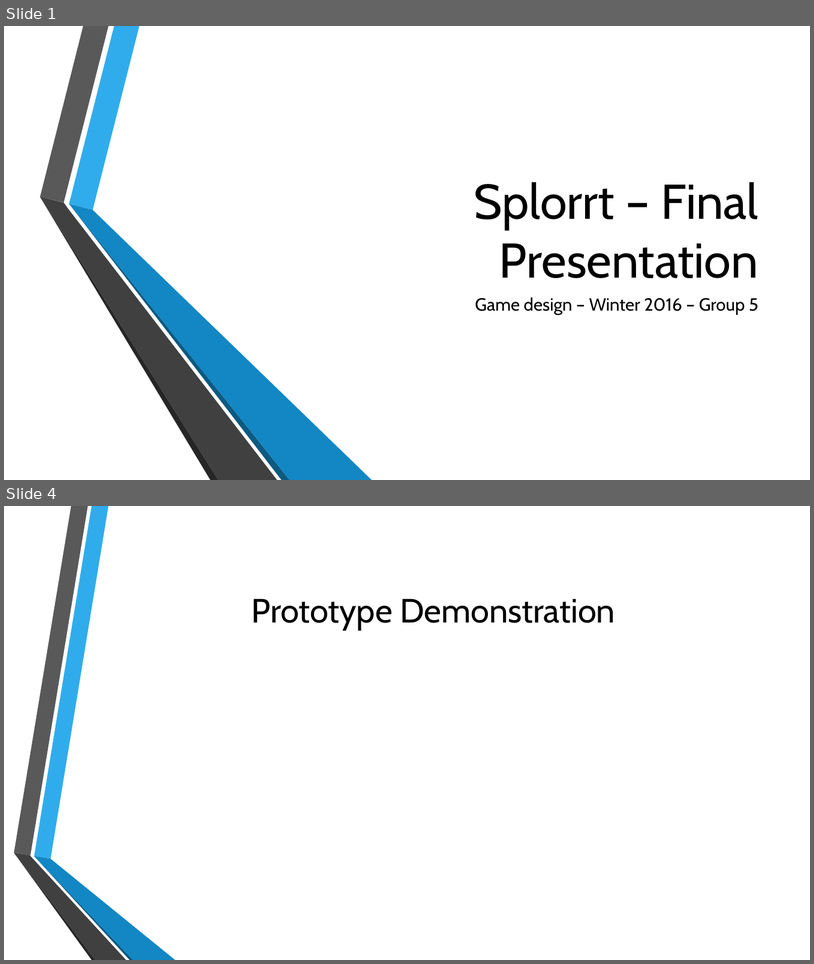
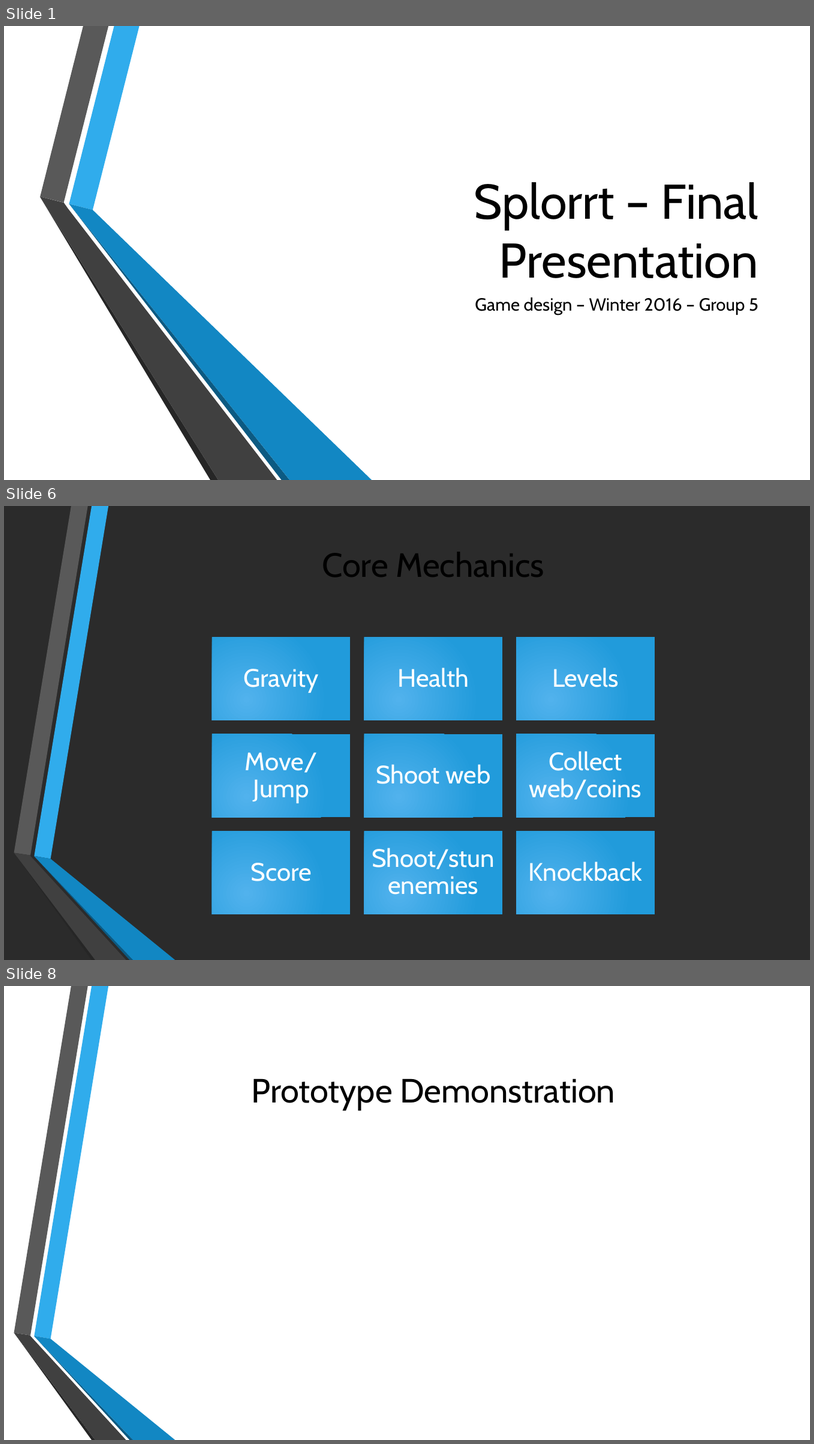
Before and after one commit to Arne2/GameDesign, a slide deck: Documents/Milestone4.pptx. Shown one above the other, each under a label of ours: slides 1 and 4 before the commit, slides 1, 6 and 8 after it; the slides between them are not shown. The pictures are 814x964 and 814x1444 pixels, drawn with LibreOffice and Linux fonts; fonts in the diff are those of the drawing; background and template pictures are left out; a plain dark background stands for a picture behind light text. Boxes give left, top, right and bottom in pixels: in the first picture for what was removed or moved away, otherwise in the second. Text is boxed around its words. In the diff, an @@ line names an element or a change of style, - is before the commit and + after.

```diff
--- a/Documents/Milestone4.pptx
+++ b/Documents/Milestone4.pptx
@@ slide 6 added at (x1=4, y1=506, x2=810, y2=960), background picture (left out); not listed: 6 template elements that a slide beside it also shows @@
@@ title added at (x1=323, y1=552, x2=545, y2=577), 40 pt, text #000000 @@
+Core Mechanics
@@ group added at (x1=212, y1=637, x2=655, y2=914): 9 rectangles, 9 texts @@
+Gravity
+Health
+Levels
+Move/Jump
+Shoot web
+Collect web/coins
+Score
+Shoot/stun enemies
+Knockback
@@ what was slide 4 is now slide 8 @@
```
Also in this commit, not shown: 1 slide changed, 4 other slides added, 1 slide removed.
